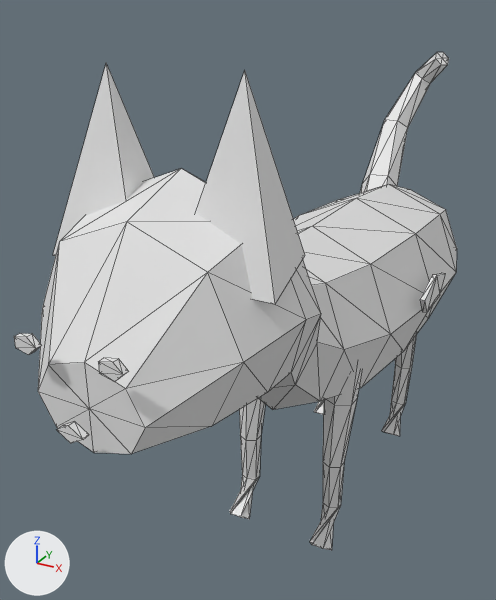
Before and after pictures for a commit that changed the OBJ model assets/cats/MaineCoon.obj.
One viewpoint serves both versions: a 50 mm lens placed at (0.85, -2.22, 1.86), pointed at (-0.28, -0.17, 0.83). Every picture has the same lights, and +X, +Y and +Z are marked at lower left. The picture after the commit comes second. Mesh edges are drawn as thin lines. Where no turn or scale is listed for an object, it has been applied to the vertices.

Names of what the first picture shows: 'cat_body', 'cat_body_ear_left', 'cat_body_ear_right', 'cat_body_leg_front_L', 'cat_body_leg_front_R', 'cat_body_leg_rear_R', 'cat_body_tail', 'detail_eye_left' and 4 more.
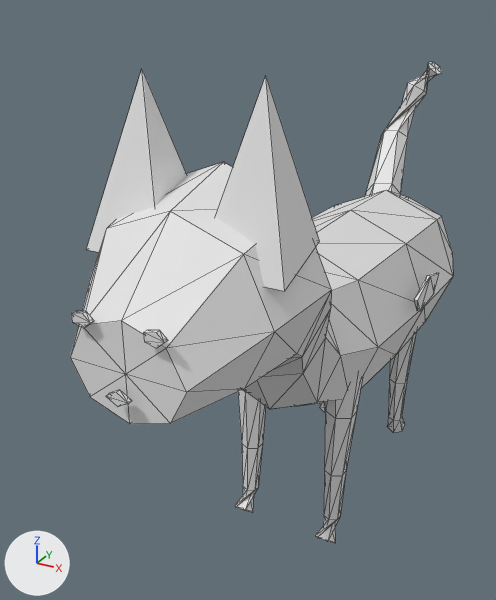
Commit message: Cats 4.0 final connected silhouette polish

The change, as a list of edits to the scene's bpy script:
```text
Change me_cat_body:
    used by ob_cat_body; location = (0.0, 0.0, 0.0)
    remove me_cat_body.from_pydata(...)  # 82 vertices, 160 faces; spans x -0.33..0.33, y -1.34..0.88, z 0.48..1.52
    add me_cat_body.from_pydata(...)  # 82 vertices, 160 faces; spans x -0.31..0.31, y -1.22..0.86, z 0.47..1.5
    me_cat_body part 1: 82 of 82 vertices moved; they spanned x -0.33..0.33, y -1.34..0.88, z 0.48..1.52 and now span x -0.31..0.31, y -1.22..0.86, z 0.47..1.5; mean shift (0.0, 0.04, 0.0)
Change me_cat_body_leg_front_l:
    used by ob_cat_body_leg_front_l; location = (0.0, 0.0, 0.0)
    remove me_cat_body_leg_front_l.from_pydata(...)  # 32 vertices, 60 faces; spans x -0.228..-0.102, y -0.474..-0.262, z 0.056..0.82
    add me_cat_body_leg_front_l.from_pydata(...)  # 32 vertices, 60 faces; spans x -0.232..-0.101, y -0.433..-0.251, z 0.057..0.813
    me_cat_body_leg_front_l part 3: 32 of 32 vertices moved; they spanned x -0.228..-0.102, y -0.474..-0.262, z 0.056..0.82 and now span x -0.232..-0.101, y -0.433..-0.251, z 0.057..0.813; mean shift (-0.003, 0.013, -0.031)
Change me_cat_body_tail:
    used by ob_cat_body_tail; location = (0.0, 0.0, 0.0)
    remove me_cat_body_tail.from_pydata(...)  # 38 vertices, 72 faces; spans x -0.281..0.048, y 0.449..1.432, z 0.716..1.617
    add me_cat_body_tail.from_pydata(...)  # 32 vertices, 60 faces; spans x -0.248..0.063, y 0.517..1.343, z 0.732..1.575
    me_cat_body_tail part 4: the whole mesh is rebuilt
Change me_detail_eye_left:
    used by ob_detail_eye_left; location = (0.0, 0.0, 0.0)
    remove me_detail_eye_left.from_pydata(...)  # 10 vertices, 16 faces; spans x -0.1305..-0.0744, y -1.388..-1.372, z 1.2204..1.2596
    add me_detail_eye_left.from_pydata(...)  # 10 vertices, 16 faces; spans x -0.1171..-0.0664, y -1.241..-1.229, z 1.218..1.252
    me_detail_eye_left part 2: the whole mesh is scaled about its middle by (0.904, 0.75, 0.866), then moved by (0.0107, 0.145, -0.005)
Add me_ear_right:
    me_ear_right.from_pydata([(0.047, -1.01, 1.29), (0.271, -1.01, 1.29), (0.247, -0.77, 1.325), (0.072, -0.77, 1.325), (0.159, -0.89, 1.71)], [], [(0, 1, 2), (0, 2, 3), (0, 4, 1), (1, 4, 2), (2, 4, 3), (3, 4, 0)])
Add me_ear_left:
    me_ear_left.from_pydata([(-0.271, -1.01, 1.29), (-0.047, -1.01, 1.29), (-0.072, -0.77, 1.325), (-0.247, -0.77, 1.325), (-0.159, -0.89, 1.71)], [], [(0, 1, 2), (0, 2, 3), (0, 4, 1), (1, 4, 2), (2, 4, 3), (3, 4, 0)])
Remove ob_cat_body_ear_left:
    ob_cat_body_ear_left = bpy.data.objects.new('cat_body_ear_left', me_cat_body_ear_left)
    ob_cat_body_ear_left.location = (0.0, 0.0, 0.0)
Remove ob_cat_body_ear_right:
    ob_cat_body_ear_right = bpy.data.objects.new('cat_body_ear_right', me_cat_body_ear_right)
    ob_cat_body_ear_right.location = (0.0, 0.0, 0.0)
Add ob_ear_right:
    ob_ear_right = bpy.data.objects.new('ear_right', me_ear_right)
    ob_ear_right.location = (0.0, 0.0, 0.0)
Add ob_ear_left:
    ob_ear_left = bpy.data.objects.new('ear_left', me_ear_left)
    ob_ear_left.location = (0.0, 0.0, 0.0)
```

Where the change shows, as pixel boxes (x1, y1, x2, y2) in the pictures (496 x 600 px):
'cat_body', reshaped (9% narrower, 8% shorter)
    before: (38, 169, 457, 454)
    after: (70, 162, 453, 424)
'cat_body_ear_right', deleted
    before: (196, 71, 305, 304)
'ear_right', added
    after: (215, 76, 320, 291)
'ear_left', added
    after: (86, 70, 186, 252)
'cat_body_ear_left', deleted
    before: (53, 63, 154, 256)
'cat_body_tail', reshaped (13% narrower)
    before: (360, 52, 449, 193)
    after: (365, 62, 442, 196)
'cat_body_leg_front_L', reshaped (11% narrower)
    before: (230, 398, 265, 519)
    after: (235, 389, 266, 512)
'detail_eye_left', moved, rescaled (14% narrower, 22% shorter)
    before: (14, 333, 41, 355)
    after: (71, 311, 94, 328)
